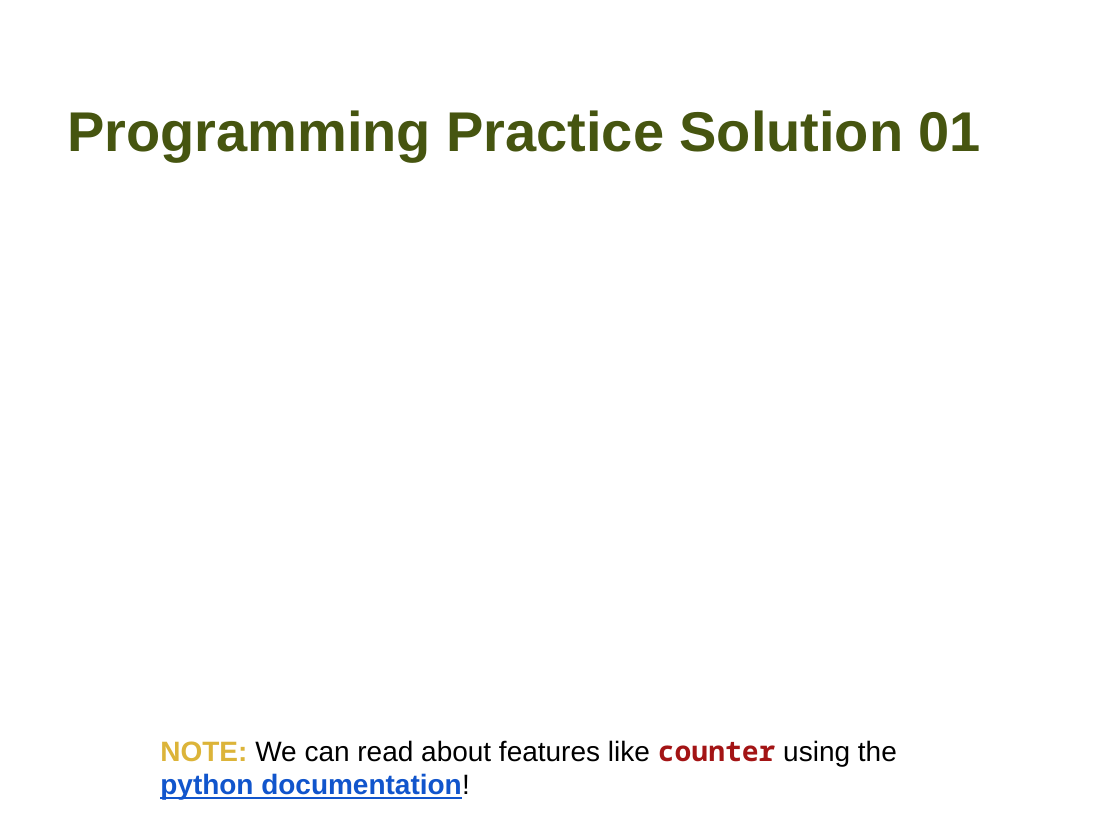
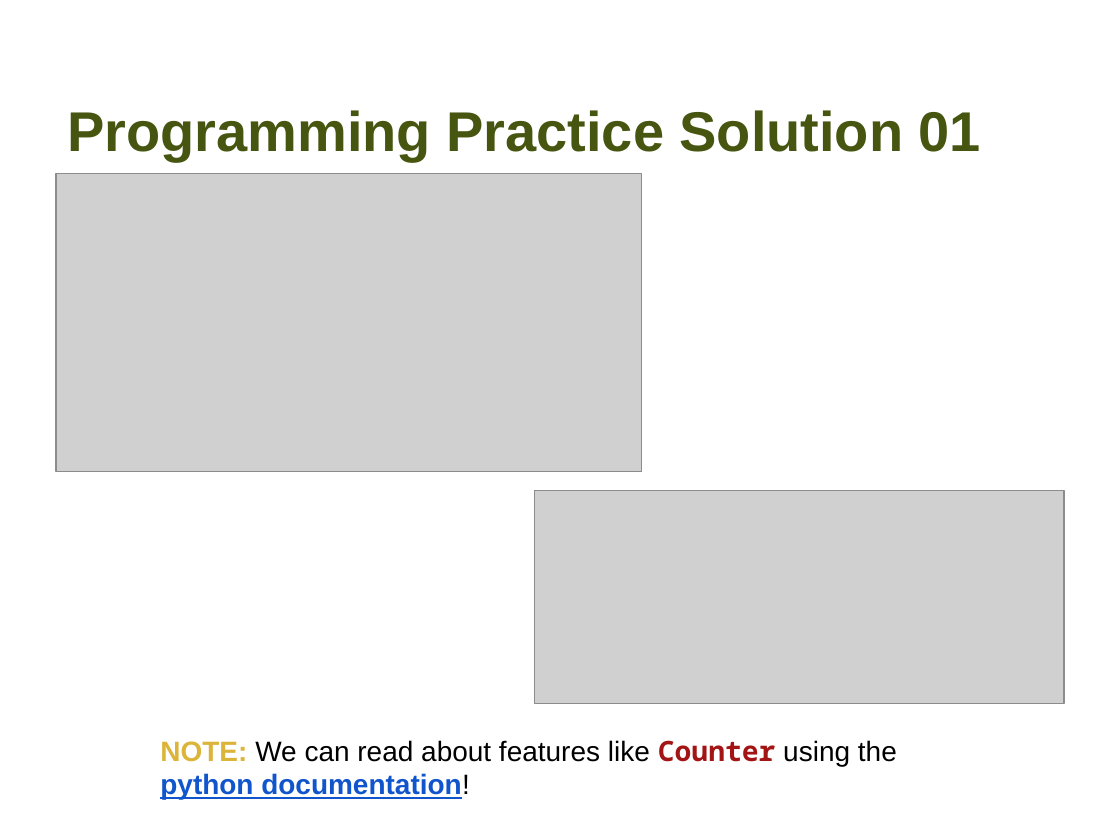
Before and after one commit to wtheisen/nd-cse-10124-lectures, a slide deck: slide 2 of Blank/Lecture_04_ Tokenization.pptx. Drawn at 1120x840 pixels with LibreOffice and Linux fonts; fonts in the diff are those of the drawing; grey boxes stand for pictures. Boxes give left, top, right and bottom in pixels: in the first picture for what was removed or moved away, otherwise in the second. Text is boxed around its words. In the diff, an @@ line names an element or a change of style, - is before the commit and + after.

```diff
--- a/Blank/Lecture_04_ Tokenization.pptx
+++ b/Blank/Lecture_04_ Tokenization.pptx
@@ picture added at (56,174,642,472) @@
@@ picture added at (534,491,1064,703) @@
@@ text at (160,740,897,799): text changed @@
-NOTE: We can read about features like counter using the python documentation!
+NOTE: We can read about features like Counter using the python documentation!
```
Also in this commit, not shown: 7 other slides changed, 7 slides added, 1 slide removed, 2 other files.
